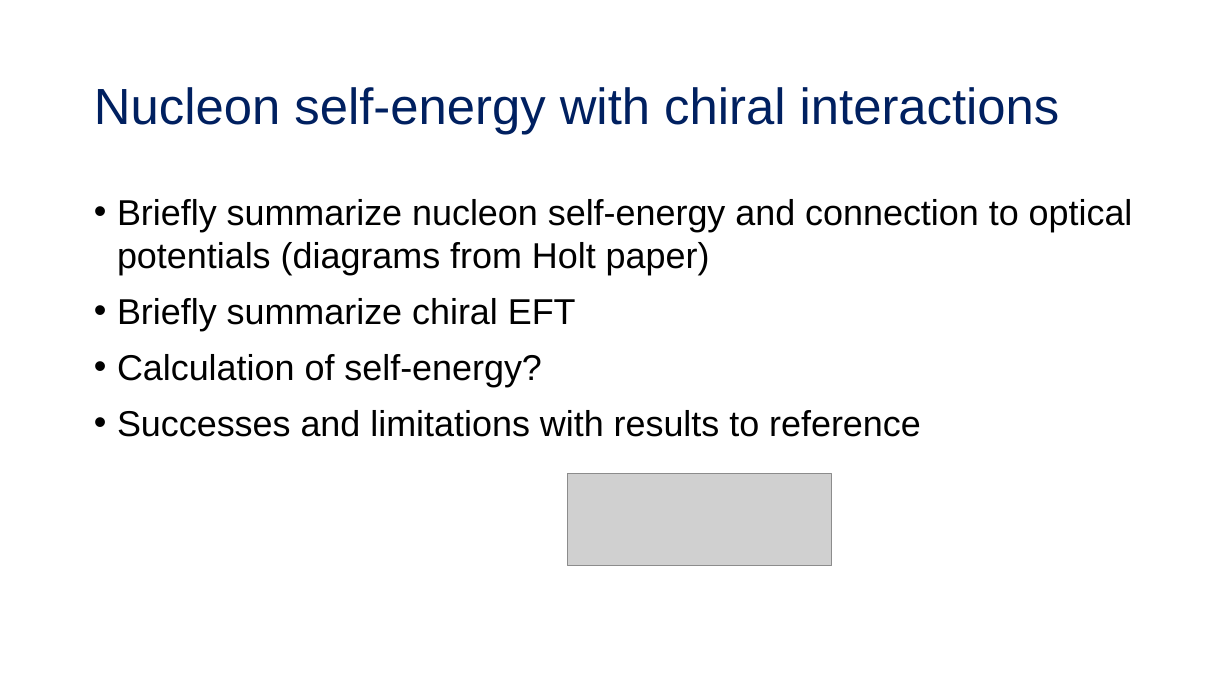
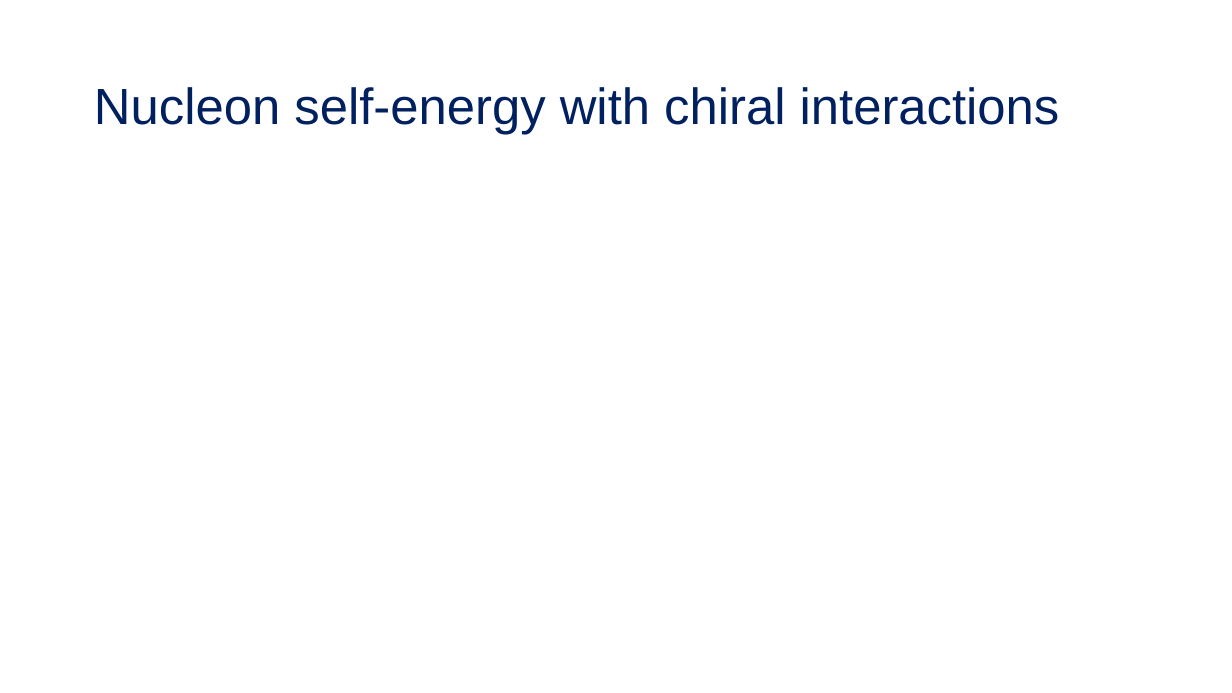
Before and after one commit to tropiano4/tropiano-srg, a slide deck: slide 35 of Presentations/Candidacy_2019/candidacy_presentation.pptx (slide 15 before the commit). Drawn at 1232x693 pixels with LibreOffice and Linux fonts; fonts in the diff are those of the drawing; grey boxes stand for pictures. Boxes give left, top, right and bottom in pixels: in the first picture for what was removed or moved away, otherwise in the second. Text is boxed around its words. In the diff, an @@ line names an element or a change of style, - is before the commit and + after.

```diff
--- a/Presentations/Candidacy_2019/candidacy_presentation.pptx
+++ b/Presentations/Candidacy_2019/candidacy_presentation.pptx
@@ text removed at bbox=[117, 199, 1133, 437] @@
-• Briefly summarize nucleon self-energy and connection to optical potentials (diagrams from Holt paper)
-• Briefly summarize chiral EFT
-• Calculation of self-energy?
-• Successes and limitations with results to reference
@@ picture removed at bbox=[567, 473, 832, 566] @@
```
Also in this commit, not shown: 6 other slides changed, 39 slides added, 14 slides removed, 1 other file.
